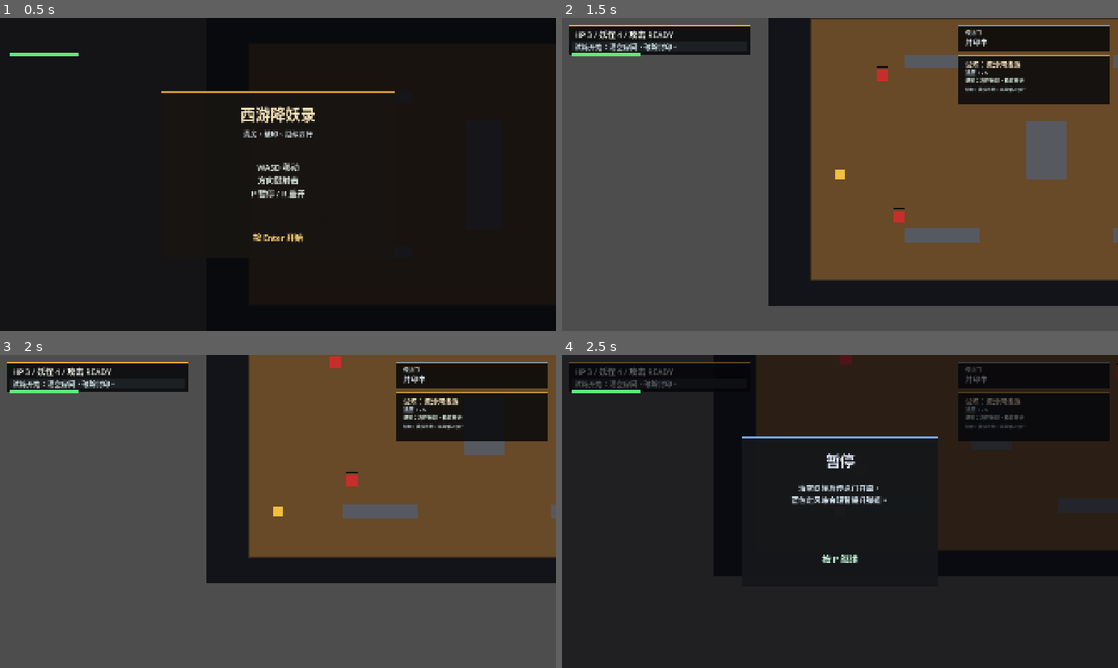
Above: before the commit, frames 1-4 (two rows, left to right).
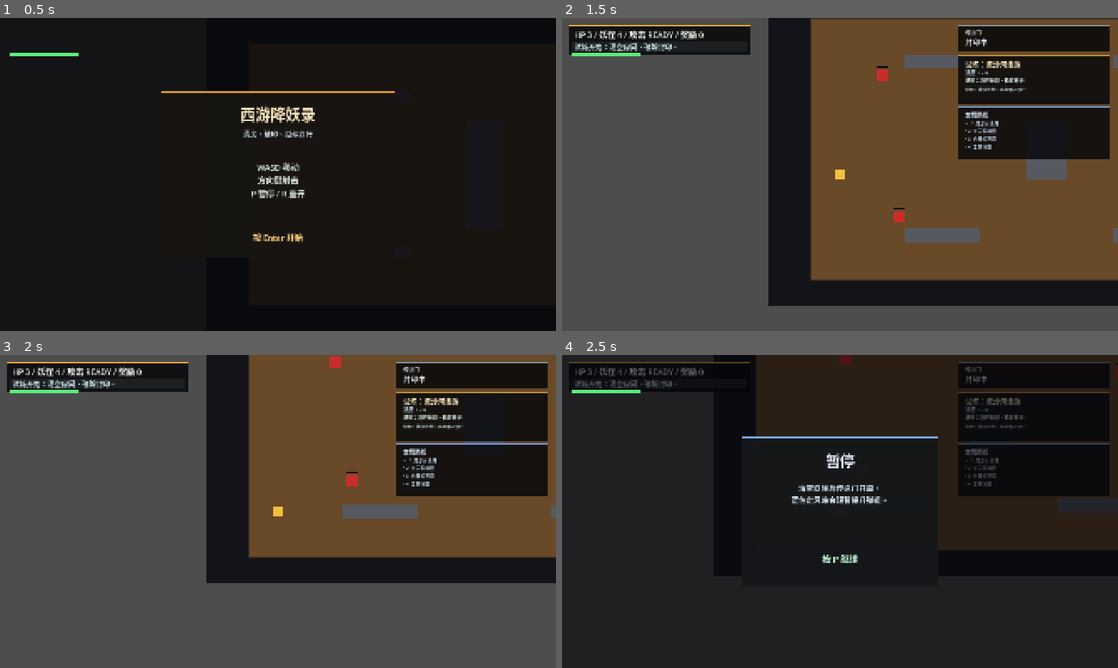
Above: after the commit, the same moments.

Repository: 1021333Liu/Game-Vibe-GoDot
Game: Godot game, scene res://scenes/main.tscn
Two runs of this game, one before a commit and one after it. Both use one fixed random seed, a clock stepped at 60 frames per second and the inputs below.
Inputs:
- Up to frame 1 (0.5 s): no input
- Up to frame 2 (1.5 s): tap Enter at 0.5, 1.35 s; hold D (move_right) 0.53-1.28 s; hold R 0.53-1.28 s; tap Space at 1.25 s; hold S (move_down) from 1.28 s (still down)
- Up to frame 3 (2 s): keep holding S (move_down)
- Up to frame 4 (2.5 s): release S (move_down) at 2.03 s; hold D (move_right) from 2.03 s (still down); tap P at 2.1 s

Frame 1 is identical in both runs. In frame 2, 4.7% of the frame differs, in the area x 20-99%, y 3-46%; in frame 3, 4.7%; in frame 4, 4.5%.
Error before the commit: Cannot call method 'get_nodes_in_group' on a null value. (res://scripts/main.gd:345)
Error after the commit: Cannot call method 'get_nodes_in_group' on a null value. (res://scripts/main.gd:359)

Commit message:
Add Godot boss route and completion feedback

Diff:
--- a/scenes/main.tscn
+++ b/scenes/main.tscn
@@ -188,6 +188,97 @@
 text = "短句：风火炼心，行者不退。"
 autowrap_mode = 3
 
+[node name="RoutePanel" type="ColorRect" parent="CanvasLayer"]
+offset_left = 1368.0
+offset_top = 304.0
+offset_right = 1890.0
+offset_bottom = 486.0
+color = Color(0.03, 0.035, 0.045, 0.86)
+
+[node name="RouteAccent" type="ColorRect" parent="CanvasLayer"]
+offset_left = 1368.0
+offset_top = 304.0
+offset_right = 1890.0
+offset_bottom = 310.0
+color = Color(0.44, 0.62, 0.9, 1)
+
+[node name="RouteTitle" type="Label" parent="CanvasLayer"]
+offset_left = 1392.0
+offset_top = 318.0
+offset_right = 1872.0
+offset_bottom = 348.0
+theme_override_colors/font_color = Color(0.84, 0.9, 0.96, 1)
+theme_override_font_sizes/font_size = 20
+text = "本局路线"
+
+[node name="RoutePreview" type="Label" parent="CanvasLayer"]
+offset_left = 1392.0
+offset_top = 350.0
+offset_right = 1872.0
+offset_bottom = 478.0
+theme_override_colors/font_color = Color(0.74, 0.82, 0.9, 1)
+theme_override_font_sizes/font_size = 16
+text = "1. 普通战斗\n2. 精英房\n3. 宝物休整"
+autowrap_mode = 3
+
+[node name="CompleteOverlay" type="ColorRect" parent="CanvasLayer"]
+visible = false
+offset_right = 1920.0
+offset_bottom = 1080.0
+color = Color(0.03, 0.03, 0.04, 0.72)
+
+[node name="CompletePanel" type="ColorRect" parent="CanvasLayer/CompleteOverlay"]
+offset_left = 580.0
+offset_top = 240.0
+offset_right = 1340.0
+offset_bottom = 840.0
+color = Color(0.09, 0.08, 0.07, 0.94)
+
+[node name="CompleteAccent" type="ColorRect" parent="CanvasLayer/CompleteOverlay/CompletePanel"]
+offset_right = 760.0
+offset_bottom = 8.0
+color = Color(0.34, 0.84, 0.48, 1)
+
+[node name="CompleteTitle" type="Label" parent="CanvasLayer/CompleteOverlay/CompletePanel"]
+offset_left = 60.0
+offset_top = 48.0
+offset_right = 700.0
+offset_bottom = 120.0
+theme_override_colors/font_color = Color(0.95, 0.88, 0.72, 1)
+theme_override_font_sizes/font_size = 52
+text = "取经告捷"
+horizontal_alignment = 1
+
+[node name="CompleteSummary" type="Label" parent="CanvasLayer/CompleteOverlay/CompletePanel"]
+offset_left = 70.0
+offset_top = 156.0
+offset_right = 690.0
+offset_bottom = 252.0
+theme_override_colors/font_color = Color(0.84, 0.9, 0.92, 1)
+theme_override_font_sizes/font_size = 24
+text = "总计 4 房 / 用时 00:00 / 剩余生命 3"
+horizontal_alignment = 1
+
+[node name="CompleteRoute" type="Label" parent="CanvasLayer/CompleteOverlay/CompletePanel"]
+offset_left = 80.0
+offset_top = 278.0
+offset_right = 680.0
+offset_bottom = 454.0
+theme_override_colors/font_color = Color(0.76, 0.82, 0.88, 1)
+theme_override_font_sizes/font_size = 20
+text = "路线：\n1. 普通战斗\n2. 精英房\n3. 宝物休整"
+autowrap_mode = 3
+
+[node name="CompleteHint" type="Label" parent="CanvasLayer/CompleteOverlay/CompletePanel"]
+offset_left = 120.0
+offset_top = 502.0
+offset_right = 640.0
+offset_bottom = 560.0
+theme_override_colors/font_color = Color(0.78, 0.98, 0.86, 1)
+theme_override_font_sizes/font_size = 28
+text = "按 R 重开新路线"
+horizontal_alignment = 1
+
 [node name="StartOverlay" type="ColorRect" parent="CanvasLayer"]
 offset_right = 1920.0
 offset_bottom = 1080.0
--- a/scripts/main.gd
+++ b/scripts/main.gd
@@ -31,10 +31,14 @@
 var room_complete := false
 var run_complete := false
 var current_room_index := 0
+var current_room_type := "combat"
 var room_templates: Array[Dictionary] = []
 var room_pools: Dictionary = {}
 var started := false
 var paused := false
+var room_reward_granted := false
+var clear_reward_stacks := 0
+var run_time := 0.0
 var shot_meter_fill: ColorRect
 
 @onready var player: CharacterBody2D = $Player
@@ -57,6 +61,12 @@
 @onready var room_progress_label: Label = $CanvasLayer/RoomProgress
 @onready var room_hint_label: Label = $CanvasLayer/RoomHint
 @onready var room_lore_label: Label = $CanvasLayer/RoomLore
+@onready var route_panel: ColorRect = $CanvasLayer/RoutePanel
+@onready var route_accent: ColorRect = $CanvasLayer/RouteAccent
+@onready var route_preview_label: Label = $CanvasLayer/RoutePreview
+@onready var complete_overlay: ColorRect = $CanvasLayer/CompleteOverlay
+@onready var complete_summary_label: Label = $CanvasLayer/CompleteOverlay/CompletePanel/CompleteSummary
+@onready var complete_route_label: Label = $CanvasLayer/CompleteOverlay/CompletePanel/CompleteRoute
 @onready var start_overlay: ColorRect = $CanvasLayer/StartOverlay
 @onready var pause_overlay: ColorRect = $CanvasLayer/PauseOverlay
 
@@ -69,6 +79,7 @@
 	room_pools = _build_room_pools()
 	room_templates = _build_room_route()
 	_spawn_shot_meter()
+	_update_route_preview()
 	_load_room(0, true)
 	_set_ui_running_state(false)
 	_update_hud()
@@ -80,6 +91,7 @@
 		return
 	if ended:
 		return
+	run_time += delta
 	shot_timer = maxf(0.0, shot_timer - delta)
 	shot_boost_timer = maxf(0.0, shot_boost_timer - delta)
 	message_timer = maxf(0.0, message_timer - delta)
@@ -270,6 +282,7 @@
 	if doors_open:
 		return
 	doors_open = true
+	_grant_room_clear_reward()
 	_set_exit_open()
 	_spawn_door(Vector2(ROOM_MAX.x - 72, (ROOM_MIN.y + ROOM_MAX.y) / 2.0 - 28.0))
 	_show_room_message("房间已净：绿色传送门开启", 3.0)
@@ -292,6 +305,7 @@
 			if next_room_index >= room_templates.size():
 				run_complete = true
 				ended = true
+				_show_complete_overlay()
 				_show_room_message("%d 房路线已通关：按 R 重开" % room_templates.size(), 999.0)
 			else:
 				_load_room(next_room_index, false)
@@ -367,7 +381,18 @@
 	return BOOSTED_SHOT_COOLDOWN if shot_boost_timer > 0.0 else BASE_SHOT_COOLDOWN
 
 func _current_bullet_speed() -> float:
-	return BULLET_SPEED * 1.25 if shot_boost_timer > 0.0 else BULLET_SPEED
+	var speed_scale := 1.0 + 0.05 * float(clear_reward_stacks)
+	var boosted_scale := 1.25 if shot_boost_timer > 0.0 else 1.0
+	return BULLET_SPEED * boosted_scale * speed_scale
+
+func _grant_room_clear_reward() -> void:
+	if room_reward_granted:
+		return
+	if current_room_type == "rest":
+		return
+	room_reward_granted = true
+	clear_reward_stacks = min(clear_reward_stacks + 1, 5)
+	_show_room_message("清房奖励：气势+1（弹速提升）", 1.6)
 
 func _show_room_message(message: String, duration: float) -> void:
 	room_message = message
@@ -535,6 +560,28 @@
 				"enemies": [],
 			},
 		],
+		"boss": [
+			{
+				"id": "boss_blackwind",
+				"name": "黑风山妖王",
+				"type": "boss",
+				"hint": "先清两翼，再压首领走位",
+				"lore": "黑风卷林，袈裟旧案再起波澜",
+				"walls": [
+					Rect2(500, 260, 220, 46),
+					Rect2(1200, 260, 220, 46),
+					Rect2(500, 774, 220, 46),
+					Rect2(1200, 774, 220, 46),
+					Rect2(870, 390, 180, 52),
+					Rect2(870, 636, 180, 52),
+				],
+				"enemies": [
+					{ "position": Vector2(960, 520), "velocity": Vector2(0.95, 0.42), "hp": 8 },
+					{ "position": Vector2(620, 430), "velocity": Vector2(1.0, -0.72), "hp": 2 },
+					{ "position": Vector2(1290, 630), "velocity": Vector2(-1.0, 0.72), "hp": 2 },
+				],
+			},
+		],
 	}
 
 func _build_room_route() -> Array[Dictionary]:
@@ -548,7 +595,10 @@
 		last_combat_id = route[route.size() - 1].id
 	route.append(_pick_room_from_pool(room_pools.elite))
 	route.append(_pick_room_from_pool(room_pools.combat, last_combat_id))
-	route.append(_pick_room_from_pool(room_pools.rest))
+	if randi() % 2 == 0:
+		route.append(_pick_room_from_pool(room_pools.rest))
+	else:
+		route.append(_pick_room_from_pool(room_pools.boss))
 	return route
 
 func _load_room(room_index: int, is_first_room: bool) -> void:
@@ -556,6 +606,7 @@
 	if is_first_room:
 		run_complete = false
 	room_complete = false
+	room_reward_granted = false
 	ended = false
 	doors_open = false
 	message_timer = 0.0
@@ -571,7 +622,9 @@
 		pickup.queue_free()
 	_set_exit_locked()
 	var room_config := room_templates[current_room_index]
+	current_room_type = String(room_config.get("type", "combat"))
 	_update_room_info_panel(room_config)
+	_update_route_preview()
 	_spawn_walls(room_config.walls)
 	_spawn_enemies(room_config.enemies)
 	player.global_position = Vector2(ROOM_MIN.x + 88.0, (ROOM_MIN.y + ROOM_MAX.y) * 0.5)
@@ -585,7 +638,7 @@
 	var charge_ratio := 1.0 - clampf(shot_timer / cooldown, 0.0, 1.0)
 	var charge := "READY" if shot_timer <= 0.0 else "%d%%" % roundi(charge_ratio * 100.0)
 	var boost := " / 定风珠 %.0fs" % shot_boost_timer if shot_boost_timer > 0.0 else ""
-	hud_label.text = "HP %d / 妖怪 %d / 攻击 %s%s" % [player.health, enemies.size(), charge, boost]
+	hud_label.text = "HP %d / 妖怪 %d / 攻击 %s%s / 奖励 %d" % [player.health, enemies.size(), charge, boost, clear_reward_stacks]
 	if shot_meter_fill != null:
 		shot_meter_fill.size.x = 240.0 * charge_ratio
 		shot_meter_fill.color = Color(0.36, 0.92, 0.48) if shot_timer <= 0.0 else Color(1.0, 0.76, 0.25)
@@ -621,6 +674,7 @@
 
 func _set_ui_running_state(running: bool) -> void:
 	start_overlay.visible = not running
+	complete_overlay.visible = false
 	hud_panel.visible = running
 	hud_accent.visible = running
 	objective_panel.visible = running
@@ -636,11 +690,18 @@
 	room_progress_label.visible = running
 	room_hint_label.visible = running
 	room_lore_label.visible = running
+	route_panel.visible = running
+	route_accent.visible = running
+	$CanvasLayer/RouteTitle.visible = running
+	route_preview_label.visible = running
 	$ExitHint.visible = running
 
 func _start_run() -> void:
 	started = true
 	paused = false
+	run_time = 0.0
+	complete_overlay.visible = false
+	_update_route_preview()
 	_set_ui_running_state(true)
 	_set_paused_state(false)
 	_show_room_message("试炼开始：清空房间，破除封印。", 1.6)
@@ -658,3 +719,33 @@
 	room_hint_label.text = "说明：%s" % room_hint
 	room_lore_label.text = "短句：%s" % room_lore
 	room_info_accent.color = Color(0.74, 0.56, 0.24, 1)
+
+func _format_run_time(seconds: float) -> String:
+	var total := maxi(0, int(seconds))
+	var minutes := int(total / 60)
+	var remain := total % 60
+	return "%02d:%02d" % [minutes, remain]
+
+func _get_route_lines() -> PackedStringArray:
+	var lines: PackedStringArray = []
+	for i in range(room_templates.size()):
+		var room := room_templates[i]
+		var mark := "•"
+		if run_complete:
+			mark = "√"
+		elif i < current_room_index:
+			mark = "√"
+		elif i == current_room_index and started and not run_complete:
+			mark = "→"
+		lines.append("%s %d. %s" % [mark, i + 1, String(room.get("name", "未知房间"))])
+	return lines
+
+func _update_route_preview() -> void:
+	var lines := _get_route_lines()
+	route_preview_label.text = "\n".join(lines)
+
+func _show_complete_overlay() -> void:
+	complete_overlay.visible = true
+	var total_rooms := room_templates.size()
+	complete_summary_label.text = "总计 %d 房 / 用时 %s / 剩余生命 %d" % [total_rooms, _format_run_time(run_time), player.health]
+	complete_route_label.text = "路线：\n%s" % "\n".join(_get_route_lines())
Not shown, changed: README.md
